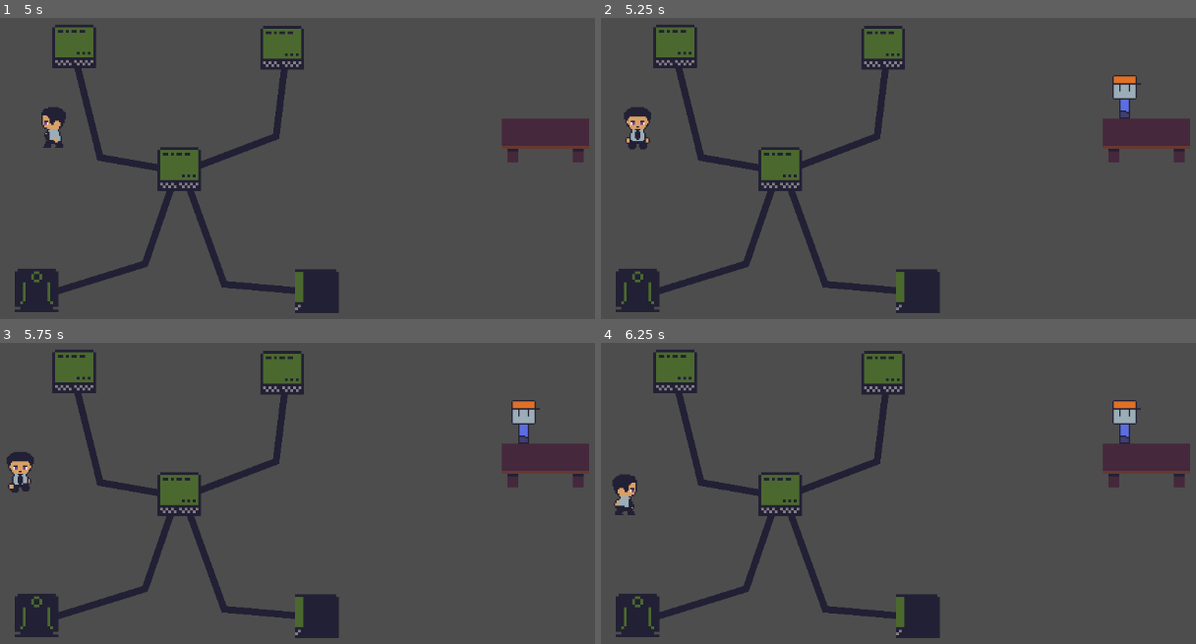
Above: before the commit, frames 1-4 (two rows, left to right).
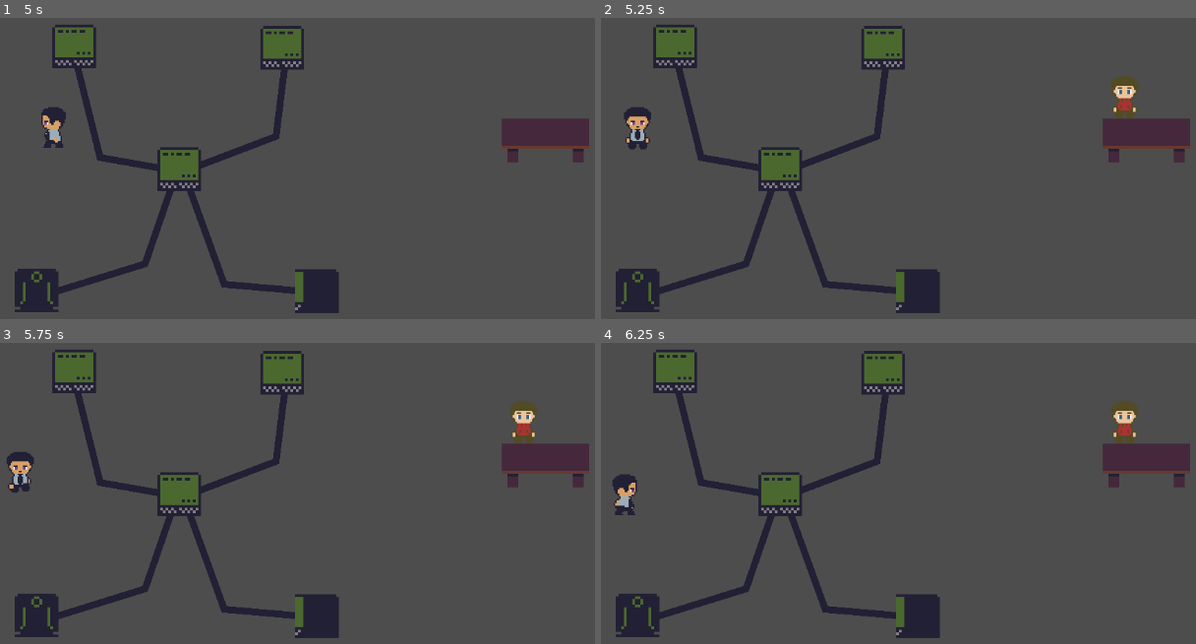
Above: after the commit, the same moments.

Repository: IsaelGabriel/lgj-2023
Game: Godot game, scene res://scenes/test_scene.tscn
The game is run twice, just before and just after one commit, with the same random seed, the same clock (stepped at 60 frames per second) and the same inputs. The project has no main scene, so this scene is started directly.
Inputs:
- Up to frame 1 (5 s): tap Enter at 0.5 s; hold Right (p1_right) 0.53-1.28 s; tap Space (p1_use) every 0.75 s from 0.6 to 4.35 s; hold Down (p1_down) 1.28-2.03 s; hold Right (p1_right) 2.03-2.78 s; hold Up (p1_up) 2.78-3.53 s; hold Left (p1_left) from 3.53 s (still down)
- Up to frame 2 (5.25 s): release Left (p1_left) at 5.03 s; hold Down (p1_down) from 5.03 s (still down); tap Space (p1_use) at 5.1 s
- Up to frame 3 (5.75 s): keep holding Down (p1_down)
- Up to frame 4 (6.25 s): release Down (p1_down) at 5.78 s; hold Right (p1_right) from 5.78 s (still down); tap Space (p1_use) at 5.85 s

Frame 1 is identical in both runs. In frame 2, 0.5% of the frame differs, in the area x 85-91%, y 18-34%; in frame 3, 0.5%; in frame 4, 0.5%.

Commit message:
adds animation to customer

Diff:
--- a/scenes/customer.tscn
+++ b/scenes/customer.tscn
@@ -1,10 +1,138 @@
-[gd_scene load_steps=4 format=3 uid="uid://cpu83ho005f70"]
+[gd_scene load_steps=12 format=3 uid="uid://cpu83ho005f70"]
 
 [ext_resource type="Script" path="res://scripts/customer.gd" id="1_w8rac"]
-[ext_resource type="Texture2D" uid="uid://bfag7nxxfksqt" path="res://sprites/player_placeholder.png" id="2_h2wdi"]
+[ext_resource type="Texture2D" uid="uid://dvudbvppguu8f" path="res://sprites/customer_walk.png" id="2_4qpwv"]
 
 [sub_resource type="RectangleShape2D" id="RectangleShape2D_btix6"]
 size = Vector2(36, 64)
+
+[sub_resource type="Animation" id="Animation_527c1"]
+resource_name = "customer_idle_down"
+loop_mode = 2
+step = 0.166667
+tracks/0/type = "value"
+tracks/0/imported = false
+tracks/0/enabled = true
+tracks/0/path = NodePath("Sprite2D:frame")
+tracks/0/interp = 1
+tracks/0/loop_wrap = true
+tracks/0/keys = {
+"times": PackedFloat32Array(0),
+"transitions": PackedFloat32Array(1),
+"update": 1,
+"values": [0]
+}
+
+[sub_resource type="Animation" id="Animation_o5poo"]
+length = 0.001
+tracks/0/type = "value"
+tracks/0/imported = false
+tracks/0/enabled = true
+tracks/0/path = NodePath("Sprite2D:frame")
+tracks/0/interp = 1
+tracks/0/loop_wrap = true
+tracks/0/keys = {
+"times": PackedFloat32Array(0),
+"transitions": PackedFloat32Array(1),
+"update": 1,
+"values": [0]
+}
+
+[sub_resource type="Animation" id="Animation_y7lp3"]
+resource_name = "customer_walk_down"
+length = 0.666683
+loop_mode = 1
+step = 0.166667
+tracks/0/type = "value"
+tracks/0/imported = false
+tracks/0/enabled = true
+tracks/0/path = NodePath("Sprite2D:frame")
+tracks/0/interp = 1
+tracks/0/loop_wrap = true
+tracks/0/keys = {
+"times": PackedFloat32Array(0, 0.166667, 0.333333, 0.5),
+"transitions": PackedFloat32Array(1, 1, 1, 1),
+"update": 1,
+"values": [0, 1, 2, 3]
+}
+
+[sub_resource type="Animation" id="Animation_hkcg7"]
+resource_name = "customer_idle_up"
+step = 0.166667
+tracks/0/type = "value"
+tracks/0/imported = false
+tracks/0/enabled = true
+tracks/0/path = NodePath("Sprite2D:frame")
+tracks/0/interp = 1
+tracks/0/loop_wrap = true
+tracks/0/keys = {
+"times": PackedFloat32Array(0),
+"transitions": PackedFloat32Array(1),
+"update": 1,
+"values": [4]
+}
+
+[sub_resource type="Animation" id="Animation_toxwi"]
+resource_name = "customer_walk_up"
+length = 0.666683
+loop_mode = 1
+step = 0.166667
+tracks/0/type = "value"
+tracks/0/imported = false
+tracks/0/enabled = true
+tracks/0/path = NodePath("Sprite2D:frame")
+tracks/0/interp = 1
+tracks/0/loop_wrap = true
+tracks/0/keys = {
+"times": PackedFloat32Array(0, 0.166667, 0.333333, 0.5),
+"transitions": PackedFloat32Array(1, 1, 1, 1),
+"update": 1,
+"values": [4, 5, 6, 7]
+}
+
+[sub_resource type="Animation" id="Animation_yuq1j"]
+resource_name = "customer_idle_side"
+tracks/0/type = "value"
+tracks/0/imported = false
+tracks/0/enabled = true
+tracks/0/path = NodePath("Sprite2D:frame")
+tracks/0/interp = 1
+tracks/0/loop_wrap = true
+tracks/0/keys = {
+"times": PackedFloat32Array(0),
+"transitions": PackedFloat32Array(1),
+"update": 1,
+"values": [8]
+}
+
+[sub_resource type="Animation" id="Animation_6kdfa"]
+resource_name = "customer_walk_side"
+length = 0.666683
+loop_mode = 1
+step = 0.166667
+tracks/0/type = "value"
+tracks/0/imported = false
+tracks/0/enabled = true
+tracks/0/path = NodePath("Sprite2D:frame")
+tracks/0/interp = 1
+tracks/0/loop_wrap = true
+tracks/0/keys = {
+"times": PackedFloat32Array(0, 0.166667, 0.333333, 0.5),
+"transitions": PackedFloat32Array(1, 1, 1, 1),
+"update": 1,
+"values": [8, 9, 10, 11]
+}
+
+[sub_resource type="AnimationLibrary" id="AnimationLibrary_3crlx"]
+_data = {
+"RESET": SubResource("Animation_o5poo"),
+"customer_idle_down": SubResource("Animation_527c1"),
+"customer_idle_side": SubResource("Animation_yuq1j"),
+"customer_idle_up": SubResource("Animation_hkcg7"),
+"customer_walk_down": SubResource("Animation_y7lp3"),
+"customer_walk_side": SubResource("Animation_6kdfa"),
+"customer_walk_up": SubResource("Animation_toxwi")
+}
 
 [node name="Customer" type="StaticBody2D"]
 collision_layer = 0
@@ -14,7 +142,15 @@
 [node name="Sprite2D" type="Sprite2D" parent="."]
 texture_filter = 1
 scale = Vector2(2, 2)
-texture = ExtResource("2_h2wdi")
+texture = ExtResource("2_4qpwv")
+hframes = 4
+vframes = 3
 
 [node name="CollisionShape2D" type="CollisionShape2D" parent="."]
 shape = SubResource("RectangleShape2D_btix6")
+disabled = true
+
+[node name="AnimationPlayer" type="AnimationPlayer" parent="."]
+libraries = {
+"": SubResource("AnimationLibrary_3crlx")
+}
--- a/scripts/customer.gd
+++ b/scripts/customer.gd
@@ -5,8 +5,12 @@
 enum State {LINE, FOLLOW, USE_PC, LEAVE}
 
 var target_position = Vector2(0, 0)
+var last_direction = Vector2.DOWN
+var moving = false
 
 @onready var collider = $CollisionShape2D
+@onready var animator = $AnimationPlayer
+@onready var sprite = $Sprite2D
 
 @onready var current_state: State = State.LINE :
 	set(new_state):
@@ -30,13 +34,24 @@
 			process_follow(delta)
 		State.USE_PC:
 			process_use_pc(delta)
+	handle_animation()
+
+func handle_animation():
+	var suffix = "walk" if moving else "idle"
+	var dir = "up" if last_direction == Vector2.UP else ("down" if last_direction == Vector2.DOWN else "side")
+
+	animator.play("customer_%s_%s" % [suffix, dir])
+
+	sprite.flip_h = last_direction == Vector2.LEFT
 
 func process_line(delta):
 	var normalized_position = (target_position - global_position).normalized()
 	await get_tree().create_timer(0.2)
 	global_position += normalized_position * delta * SPEED
+	moving = true
 	if global_position.distance_to(target_position) < 2:
 		global_position = target_position
+		moving = false
 
 func process_follow(delta):
 	if interacting_object!=null:
@@ -45,25 +60,46 @@
 
 		var normalized_position = (target_position - position).normalized()
 		await get_tree().create_timer(0.2)
+
+		set_direction(normalized_position)
+
 		position += normalized_position * delta *SPEED
+		moving = true
 		if position.distance_to(target_position) < 2:
 			position = target_position
 
 func process_use_pc(delta):
 	if interacting_object!=null:
 
-		var target_position = interacting_object.position - interacting_object.current_direction * MIN_FOLLOW_DISTANCE
+		target_position = interacting_object.position - interacting_object.current_direction * MIN_FOLLOW_DISTANCE
 
 		var normalized_position = (target_position - position).normalized()
 		await get_tree().create_timer(0.2)
+
+		set_direction(normalized_position)
+
 		position += normalized_position * delta * SPEED
+		moving = true
 		if position.distance_to(target_position) < 2:
 			position = target_position
-
+			moving = false
 
 	#if position.distance_to(target_position) < MIN_FOLLOW_DISTANCE:
 	#	normalized_position = (position - player.position).normalized()
 	#	position = player.position + normalized_position * MIN_FOLLOW_DISTANCE
+
+func set_direction(normalized: Vector2):
+	if abs(normalized.x) > abs(normalized.y):
+		if normalized.x > 0:
+			last_direction = Vector2.RIGHT
+		else:
+			last_direction = Vector2.LEFT
+	elif abs(normalized.y) > abs(normalized.x):
+		if normalized.y > 0:
+			last_direction = Vector2.DOWN
+		else:
+			last_direction = Vector2.UP
+
 func use():
 	interacting_object.status=interacting_object.Status.FREE
 	queue_free()
--- a/scripts/front_desk.gd
+++ b/scripts/front_desk.gd
@@ -20,7 +20,7 @@
 			# instantiate line object here
 			var obj = client_prefab.instantiate()
 			var obj_sprite = obj.get_node("Sprite2D")
-			var distance_between_objs = (obj_sprite.texture.get_height() * obj_sprite.scale.y) + 1
+			var distance_between_objs = ((obj_sprite.texture.get_height() / obj_sprite.vframes )* obj_sprite.scale.y) + 1
 
 
 			get_parent().add_child(obj)
@@ -45,7 +45,7 @@
 		for i in range(len(line)):
 			line[i].target_position = client_spawn.global_position
 			var line_sprite = line[i].get_node("Sprite2D")
-			var distance_between_objs = (line_sprite.texture.get_height() * line_sprite.scale.y) + 1
+			var distance_between_objs = ((line_sprite.texture.get_height() / line_sprite.vframes ) * line_sprite.scale.y) + 1
 
 			line[i].target_position.y -= ((distance_between_objs) * i)
 			#line[i].global_position = client_spawn.global_position
